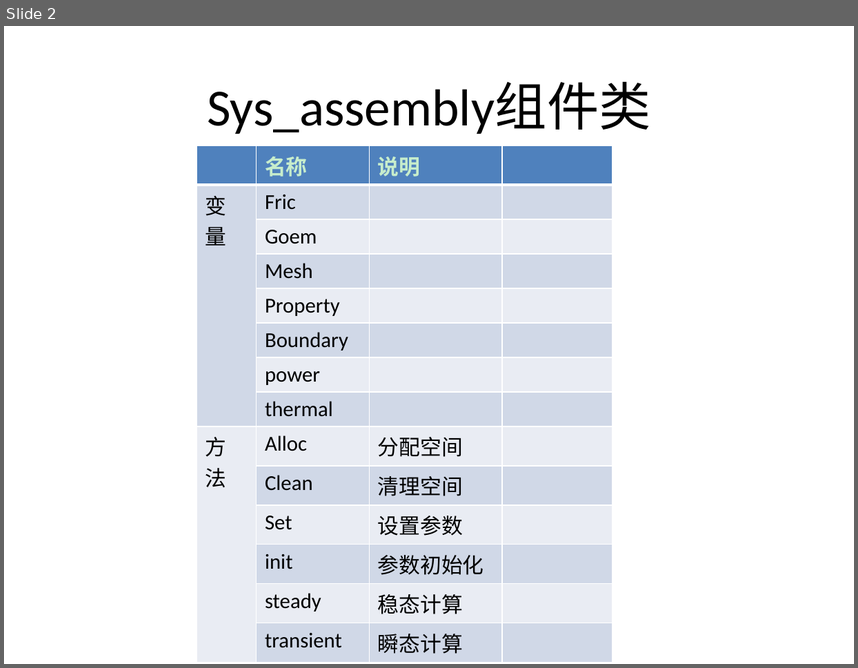
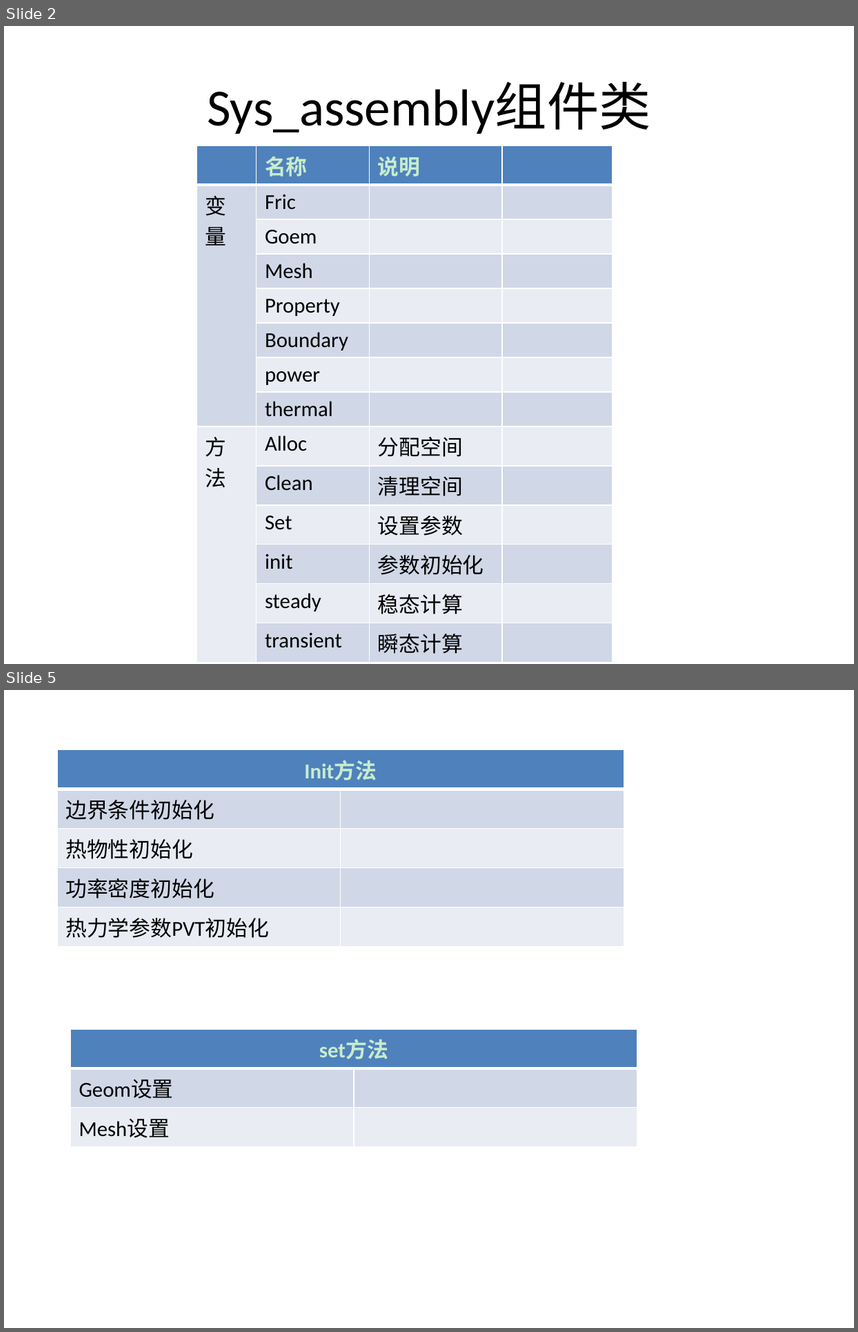
Before and after one commit to chenkangustc/assembly, a slide deck: assembly/debugassembly/程序框架.pptx. Shown one above the other, each under a label of ours: slide 2 before the commit, slides 2 and 5 after it; the slides between them are not shown. The pictures are 858x668 and 858x1332 pixels, drawn with LibreOffice and Linux fonts; fonts in the diff are those of the drawing. Boxes give left, top, right and bottom in pixels: in the first picture for what was removed or moved away, otherwise in the second. Text is boxed around its words. In the diff, an @@ line names an element or a change of style, - is before the commit and + after.

```diff
--- a/assembly/debugassembly/程序框架.pptx
+++ b/assembly/debugassembly/程序框架.pptx
@@ slide 5 added at [4,690,854,1328], background #C7EDCC @@
@@ table added at [56,749,623,940], 5 rows, 2 columns @@
+Init方法 | 
+边界条件初始化 | 
+热物性初始化 | 
+功率密度初始化 | 
+热力学参数PVT初始化 | 
@@ table added at [70,1028,637,1141], 3 rows, 2 columns @@
+set方法 | 
+Geom设置 | 
+Mesh设置 | 
```
Also in this commit, not shown: 1 slide changed, 2 other slides added, 37 other files.
